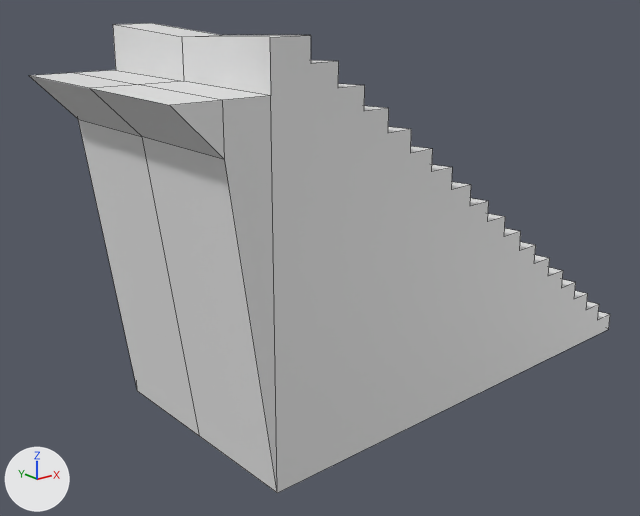
The FBX model Assets/Models/RoomTiles/TS1/TS1_1x1_2/LowerStairs/LowerStairs.fbx: old version first, new version second.
Before and after are seen from a 50 mm camera at (-17.18, -15.89, 6.94) aimed at (-3.93, 0.67, 0.31). Every picture has the same lights, and +X, +Y and +Z are marked at lower left. Mesh edges are drawn as thin lines. Where no turn or scale is listed for an object, it has been applied to the vertices.
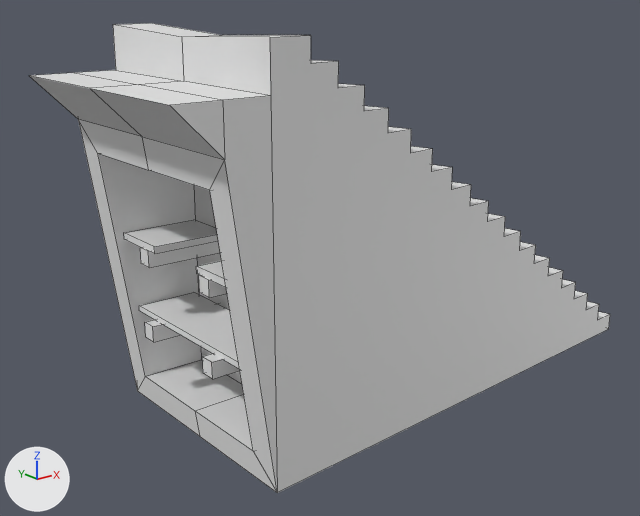
Changed parts and their boxes [x1, y1, x2, y2] in the pictures (640 x 516 px):
'Shelf', added
    after: [124, 220, 240, 379]
part 1 of me_cube_001, built on
    both: [78, 119, 277, 492]

The change, as a diff of the scene's bpy script:
```diff
--- a/Assets/Models/RoomTiles/TS1/TS1_1x1_2/LowerStairs/LowerStairs.fbx.py
+++ b/Assets/Models/RoomTiles/TS1/TS1_1x1_2/LowerStairs/LowerStairs.fbx.py
@@ me_cube_001 @@
 # used by ob_cube; location = (-1.5, 0.0, 0.0)
-me_cube_001.from_pydata(...)  # 126 vertices, 90 faces; spans x -8.5..6.48, y -3.01..3.01, z -3.0..6.0
+me_cube_001.from_pydata(...)  # 138 vertices, 102 faces; spans x -8.5..6.48, y -3.01..3.01, z -3.0..6.0
+# me_cube_001 part 1
+# 2 faces are deleted
+# 12 vertices are added at x -7.38..-4.99, y -2.32..2.33, z -2.32..3.29
+# 14 new faces join them
@@ me_cube_007 @@
+me_cube_007.from_pydata(...)  # 56 vertices, 35 faces; spans x -1.06..1.14, y -2.33..2.35, z -1.3..0.98
@@ ob_shelf @@
+ob_shelf = bpy.data.objects.new('Shelf', me_cube_007)
+ob_shelf.location = (-7.38, 0.0, 0.4)
```
